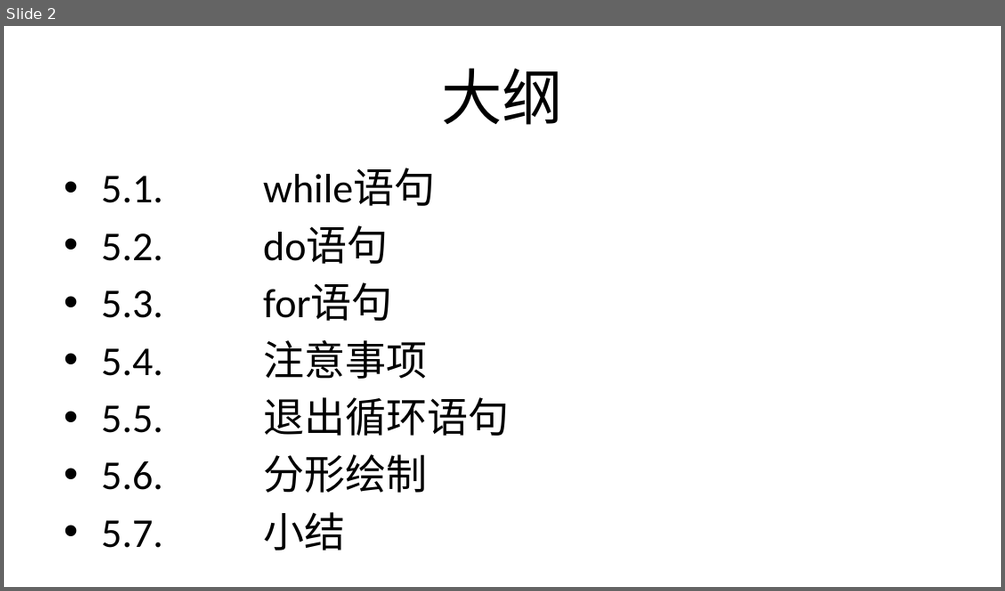
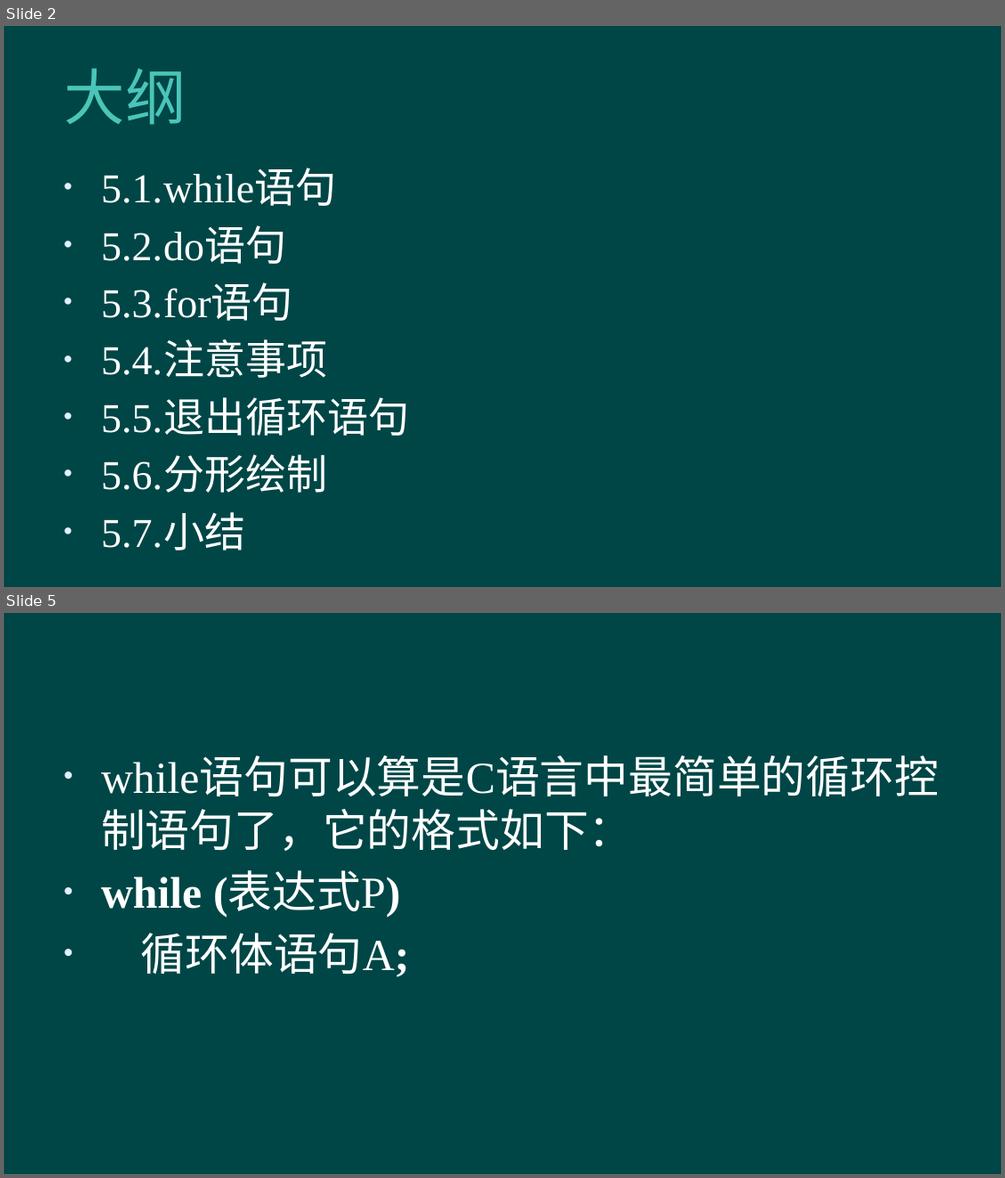
Before and after one commit to hanhonglei/Course_BasicGameProgramming, a slide deck: 第5章 循环结构程序设计/第5章 循环结构程序设计.pptx. Shown one above the other, each under a label of ours: slide 2 before the commit, slides 2 and 5 after it; the slides between them are not shown. The pictures are 1005x591 and 1005x1178 pixels, drawn with LibreOffice and Linux fonts; fonts in the diff are those of the drawing; background and template pictures are left out. Boxes give left, top, right and bottom in pixels: in the first picture for what was removed or moved away, otherwise in the second. Text is boxed around its words. In the diff, an @@ line names an element or a change of style, - is before the commit and + after.

```diff
--- a/第5章 循环结构程序设计/第5章 循环结构程序设计.pptx
+++ b/第5章 循环结构程序设计/第5章 循环结构程序设计.pptx
@@ slide 5 added at bbox=[4, 613, 1001, 1174], background #004646 @@
@@ text added at bbox=[101, 809, 633, 977], 32 pt, text #FFFFFF @@
+• while语句可以算是C语言中最简单的循环控制语句了，它的格式如下：
+• while (表达式P)
+• 循环体语句A;
@@ slide 2 changed as well @@
@@ background #FFFFFF to #004646 @@
@@ title "大纲" at bbox=[64, 68, 186, 125]: font Calibri to Lato, text colour #000000 to #4BC5B9, letter spacing 0 to 0.5 pt; alignment centre to left @@
@@ text "5.1. while语句" at bbox=[101, 171, 409, 550]: font Calibri to Times New Roman, text colour #000000 to #FFFFFF @@
```
Also in this commit, not shown: 1 other slide changed, 45 other slides added.
